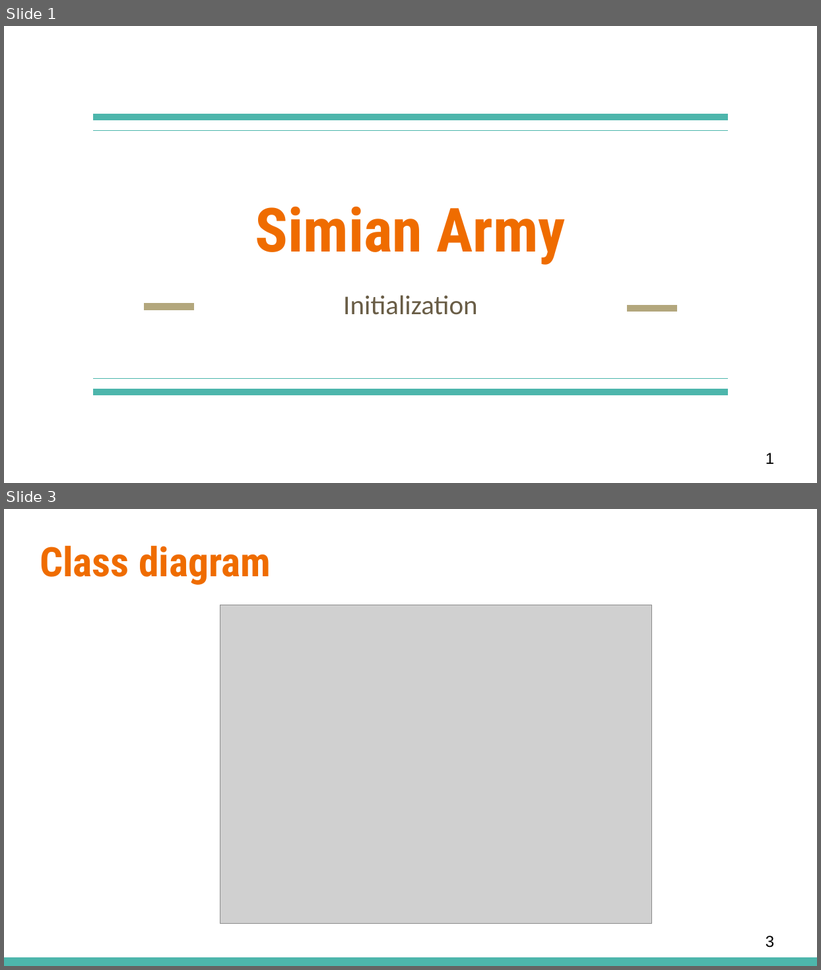
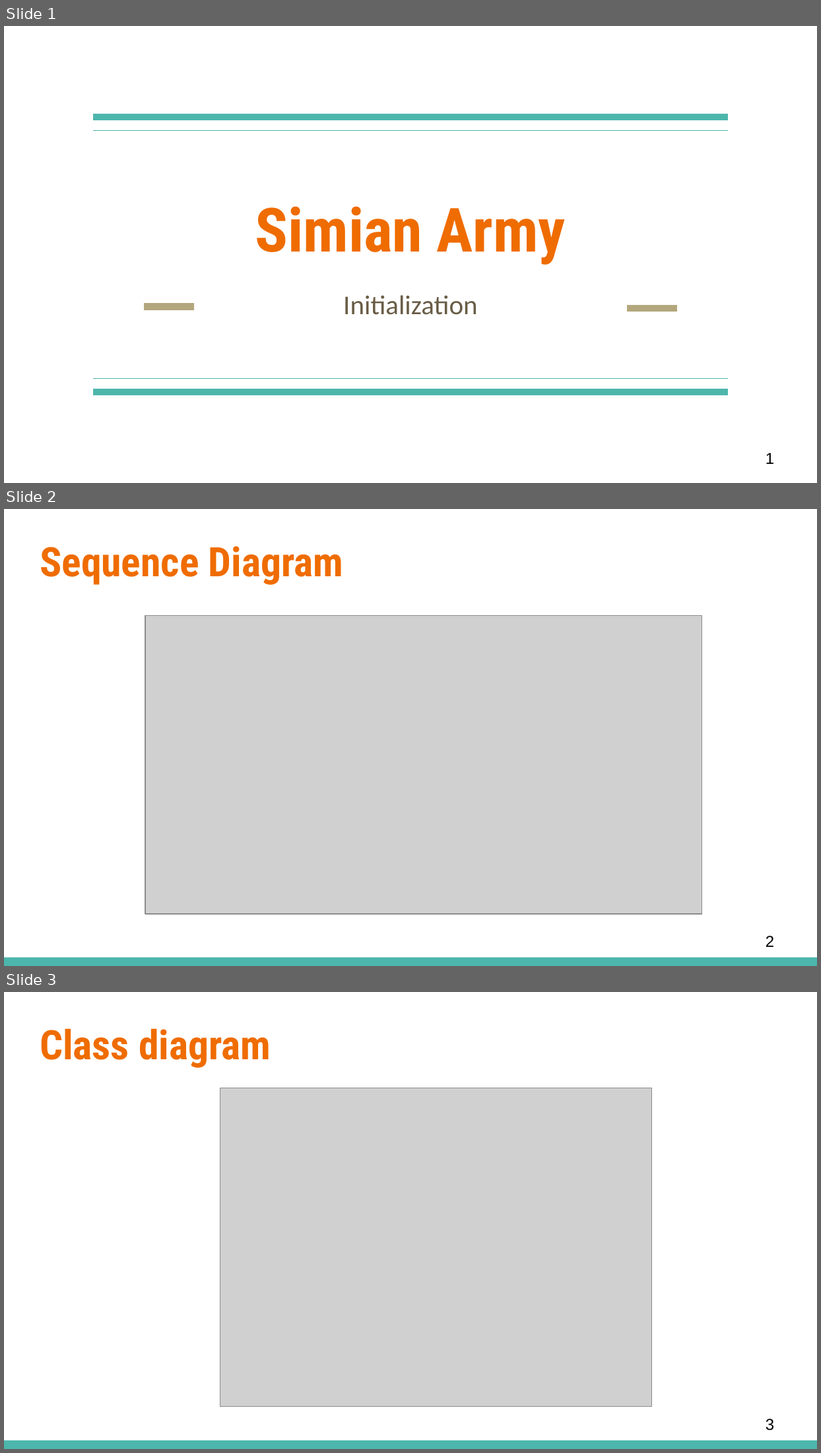
Before and after one commit to allen1759/NTU105-2_Software-Engineering, a slide deck: MeetingMinutes/SimianArmy_RelatedFiles/initialization_command.pptx. Shown one above the other, each under a label of ours: slides 1 and 3 before the commit, slides 1, 2 and 3 after it; the slides between them are not shown. The pictures are 821x970 and 821x1453 pixels, drawn with LibreOffice and Linux fonts; fonts in the diff are those of the drawing; grey boxes stand for pictures. Boxes give left, top, right and bottom in pixels: in the first picture for what was removed or moved away, otherwise in the second. Text is boxed around its words. In the diff, an @@ line names an element or a change of style, - is before the commit and + after.

```diff
--- a/MeetingMinutes/SimianArmy_RelatedFiles/initialization_command.pptx
+++ b/MeetingMinutes/SimianArmy_RelatedFiles/initialization_command.pptx
@@ slide 2 added at bbox=[4, 509, 817, 966], background #FFFFFF; not listed: 1 template element that a slide beside it also shows @@
@@ title added at bbox=[40, 546, 343, 585], 36 pt, text #EF6C00, bold @@
+Sequence Diagram
@@ picture added at bbox=[145, 615, 702, 914] @@
@@ page number added at bbox=[766, 936, 774, 947], 14 pt, text #000000 @@
+2
```
Also in this commit, not shown: 1 slide changed, 1 slide removed.
